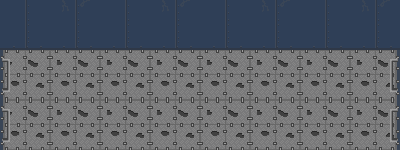
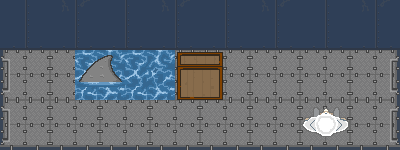
Layered file, before and after one edit (400×150). Changes by layer:
added layer "shark_fin_01_L" above "sailor_standing_01" over bbox(77, 50, 127, 100)
added layer "sailor_standing_01" above "waterTile_01 copy" over bbox(302, 107, 349, 137)
added layer "waterTile_01 copy" above "waterTile_01" over bbox(125, 50, 175, 100)
added layer "waterTile_01" above "wallTile_D_01 copy 7" over bbox(75, 50, 125, 100)
added layer "wallTile_D_01 copy 7" above "wallTile_D_01 copy 6" over bbox(350, 145, 400, 150)
added layer "wallTile_D_01 copy 6" above "wallTile_D_01 copy 5" over bbox(300, 145, 350, 150)
painted on "floorTile_01 copy 5" (1st of 8, in "ground") over bbox(357, 110, 394, 138)
painted on "floorTile_01 copy 5" (2nd of 8, in "ground") over bbox(307, 110, 344, 138)
added layer "blockedTile_01" in group "ground" over bbox(175, 51, 225, 101)
painted on "floorTile_01 copy 5" (3rd of 8, in "ground") over bbox(257, 110, 294, 138)
painted on "floorTile_01 copy 5" (4th of 8, in "ground") over bbox(207, 110, 244, 138)
painted on "floorTile_01 copy 5" (5th of 8, in "ground") over bbox(357, 60, 394, 88)
painted on "floorTile_01 copy 5" (6th of 8, in "ground") over bbox(307, 60, 344, 88)
painted on "floorTile_01 copy 5" (7th of 8, in "ground") over bbox(257, 60, 294, 88)
painted on "floorTile_01 copy 5" (8th of 8, in "ground") over bbox(207, 60, 244, 88)
painted on "floorTile_01 copy 4" (1st of 4, in "ground") over bbox(157, 110, 194, 138)
painted on "floorTile_01 copy 4" (2nd of 4, in "ground") over bbox(107, 110, 144, 138)
painted on "floorTile_01 copy 4" (3rd of 4, in "ground") over bbox(57, 110, 94, 138)
painted on "floorTile_01 copy 4" (4th of 4, in "ground") over bbox(10, 110, 44, 138)
painted on "floorTile_01 copy 3" over bbox(157, 60, 194, 88)
painted on "floorTile_01 copy 2" over bbox(107, 60, 144, 88)
painted on "floorTile_01 copy" over bbox(57, 60, 94, 88)
painted on "floorTile_01" over bbox(10, 60, 44, 88)
…and 6 more changes (6 added)
